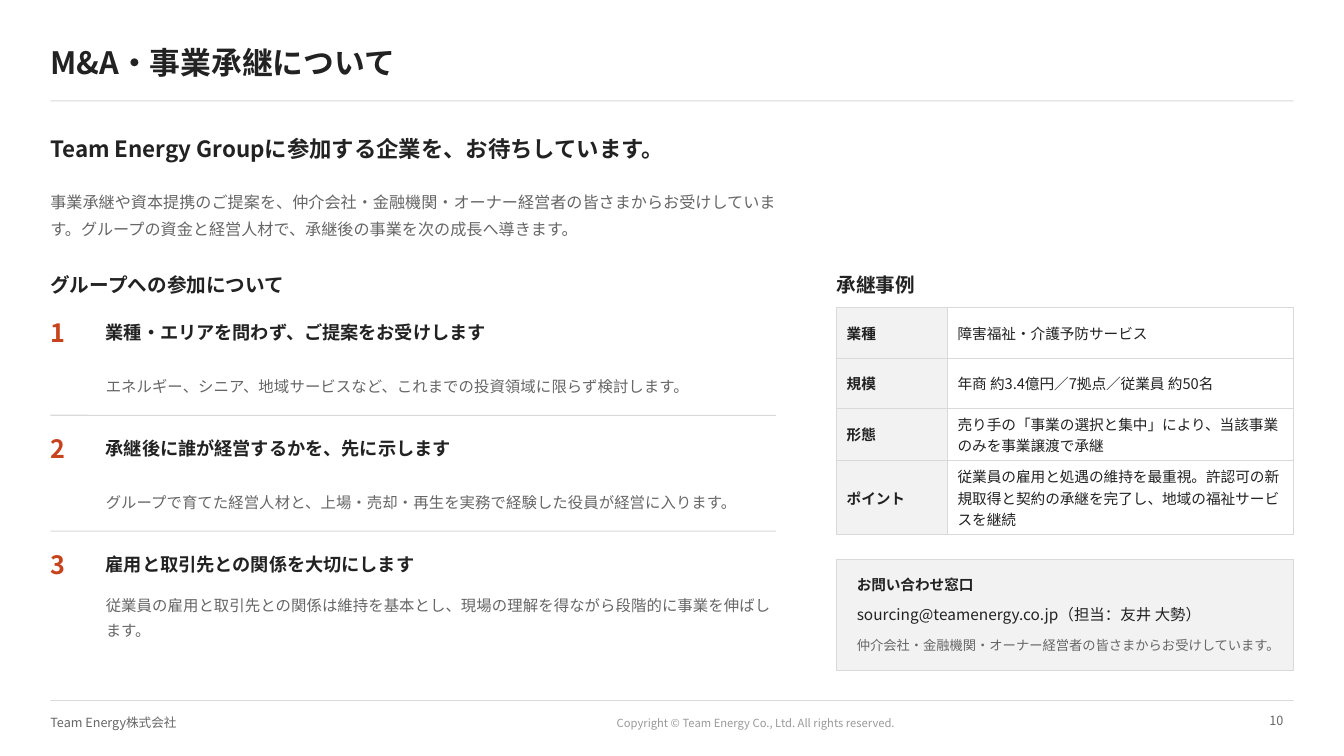
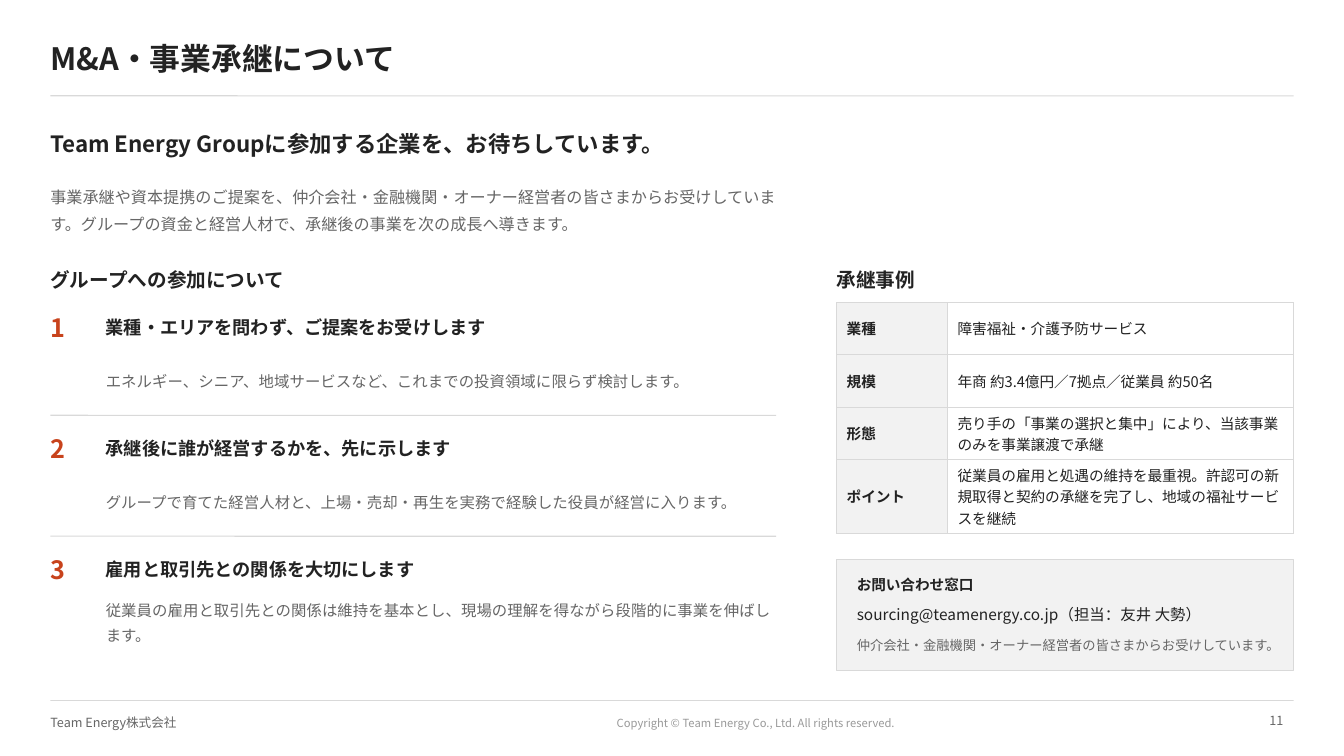
Before and after one commit to ttomoi-afk/desktop-tutorial, a slide deck: slide 11 of teamenergy/docs/TeamEnergy_会社紹介資料.pptx (slide 10 before the commit). Drawn at 1344x756 pixels with LibreOffice and Linux fonts; fonts in the diff are those of the drawing; background and template pictures are left out. Boxes give left, top, right and bottom in pixels: in the first picture for what was removed or moved away, otherwise in the second. Text is boxed around its words. In the diff, an @@ line names an element or a change of style, - is before the commit and + after.

```diff
--- a/teamenergy/docs/TeamEnergy_会社紹介資料.pptx
+++ b/teamenergy/docs/TeamEnergy_会社紹介資料.pptx
@@ title "M&A・事業承継について": place and size @@
-title "M&A・事業承継について" at bbox=[50, 48, 394, 77]
+title "M&A・事業承継について" at bbox=[50, 44, 394, 73]
@@ 7 texts, 1 line: place and size @@
-7 texts, 1 line at bbox=[50, 101, 1294, 393]
+7 texts, 1 line at bbox=[50, 96, 1294, 388]
@@ table: place and size @@
-table at bbox=[837, 308, 1294, 530]
+table at bbox=[837, 302, 1294, 529]
@@ 3 texts, 1 line: place and size @@
-3 texts, 1 line at bbox=[50, 531, 776, 637]
+3 texts, 1 line at bbox=[50, 536, 776, 642]
@@ page number at bbox=[1269, 716, 1283, 725]: text changed @@
-10
+11
```
Also in this commit, not shown: 11 other slides changed, 3 other files.
